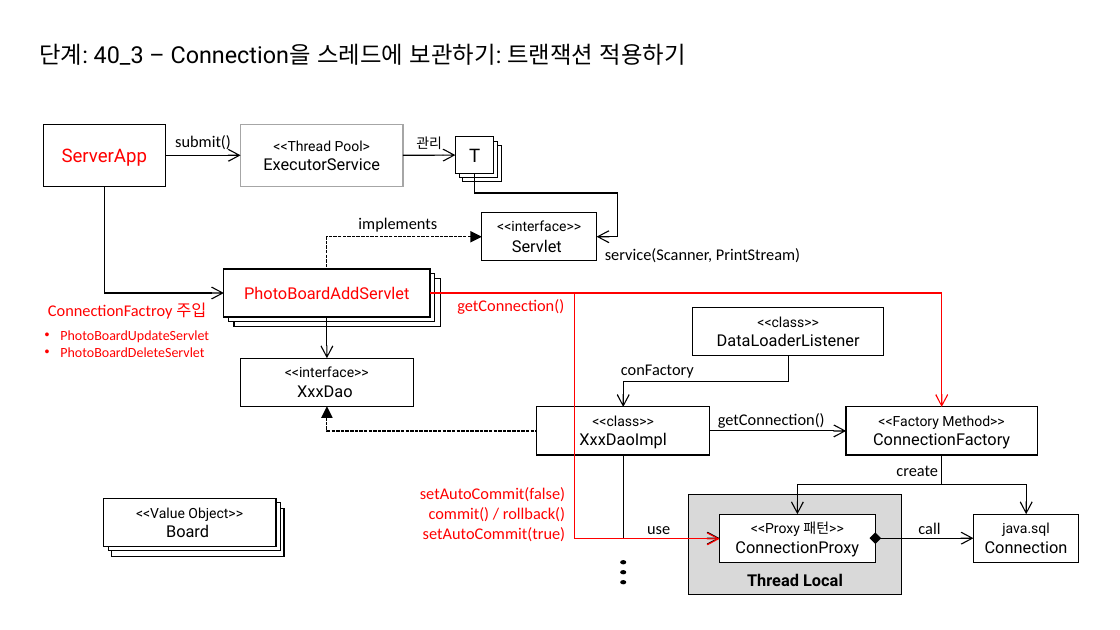
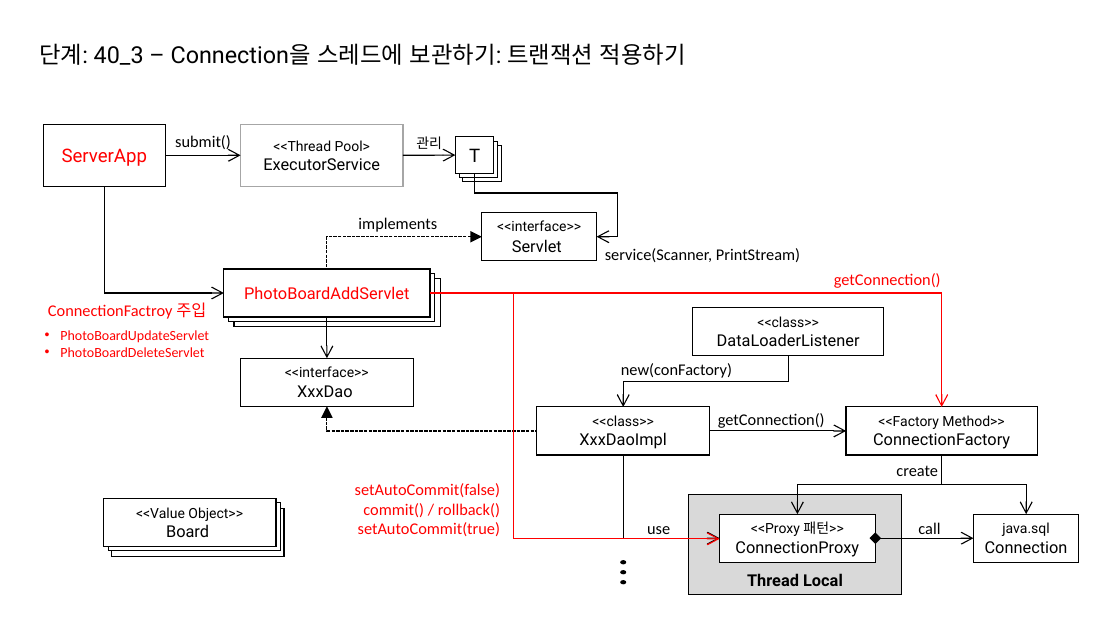
Before and after one commit to eomjinyoung/bitcamp-20191202, a slide deck: slide 63 of ClassDiagram.pptx. Drawn at 1120x630 pixels with LibreOffice and Linux fonts; fonts in the diff are those of the drawing. Boxes give left, top, right and bottom in pixels: in the first picture for what was removed or moved away, otherwise in the second. Text is boxed around its words. In the diff, an @@ line names an element or a change of style, - is before the commit and + after.

Commit message:
2020-04-03

```diff
--- a/ClassDiagram.pptx
+++ b/ClassDiagram.pptx
@@ text "getConnection()": place and size @@
-text "getConnection()" at box(457, 299, 564, 314)
+text "getConnection()" at box(834, 273, 941, 288)
@@ elbow arrow (430, 293) - (720, 539): route changed @@
@@ text at box(621, 363, 732, 378): text changed @@
-conFactory
+new(conFactory)
@@ text "setAutoCommit(false)": place and size @@
-text "setAutoCommit(false)" at box(420, 487, 565, 541)
+text "setAutoCommit(false)" at box(355, 483, 500, 536)
```
Also in this commit, not shown: 3 other slides changed, 3 slides added.
